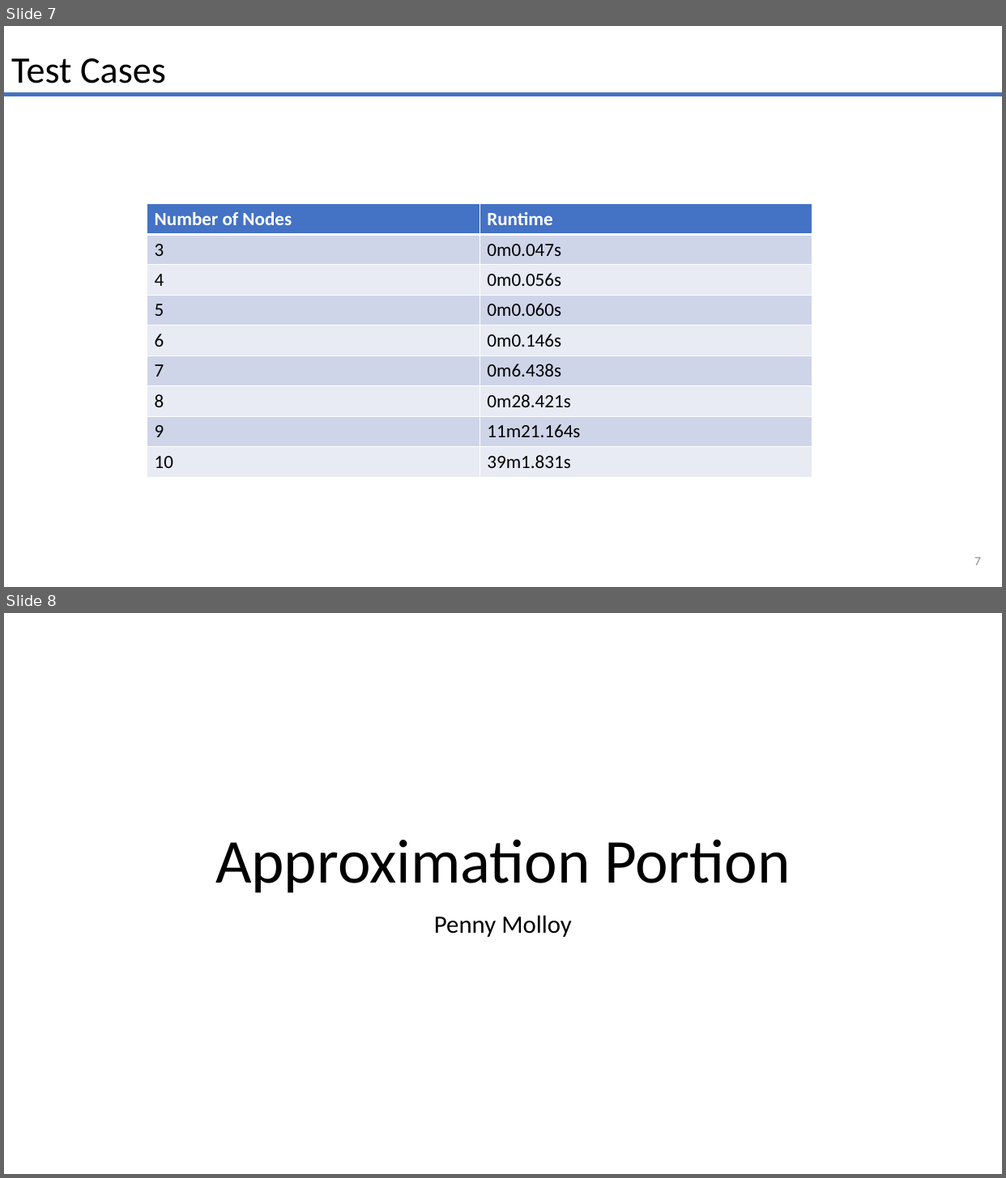
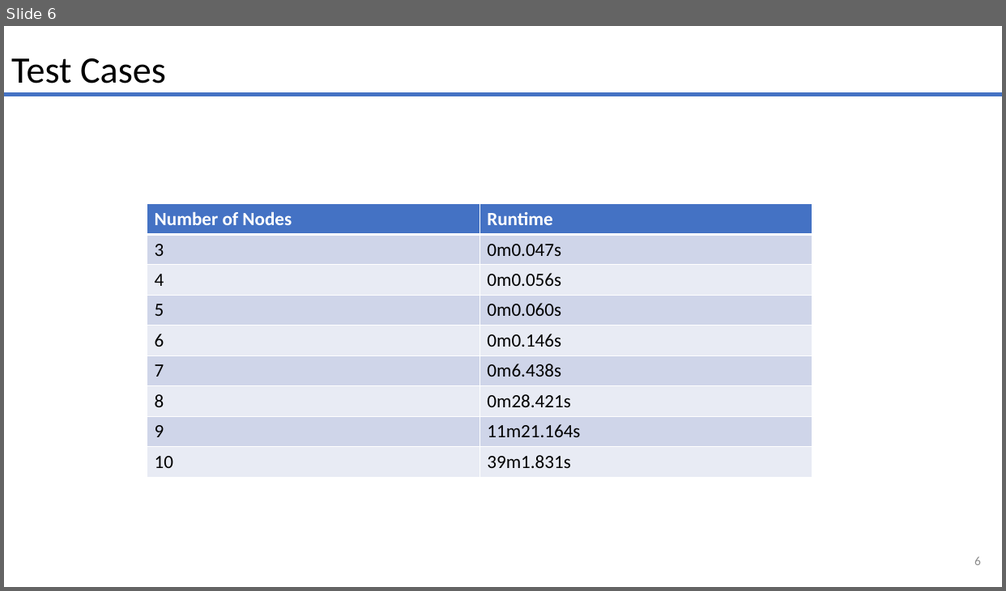
Before and after one commit to smit36jm/CS412-NP_COMPLETE, a slide deck: presentations/problem_presentation.pptx. Shown one above the other, each under a label of ours: slides 7 and 8 before the commit, slide 6 after it. The pictures are 1006x1178 and 1006x591 pixels, drawn with LibreOffice and Linux fonts; fonts in the diff are those of the drawing. Boxes give left, top, right and bottom in pixels: in the first picture for what was removed or moved away, otherwise in the second. Text is boxed around its words. In the diff, an @@ line names an element or a change of style, - is before the commit and + after.

```diff
--- a/presentations/problem_presentation.pptx
+++ b/presentations/problem_presentation.pptx
@@ slide 8 removed at (4, 613, 1002, 1174), background #FFFFFF @@
@@ title removed at (215, 839, 791, 893) @@
-Approximation Portion
@@ subtitle removed at (434, 915, 572, 937) @@
-Penny Molloy
@@ what was slide 7 is now slide 6 @@
@@ page number at (974, 557, 981, 565): text changed @@
-7
+6
```
Also in this commit, not shown: 1 slide changed, 2 other slides removed.
